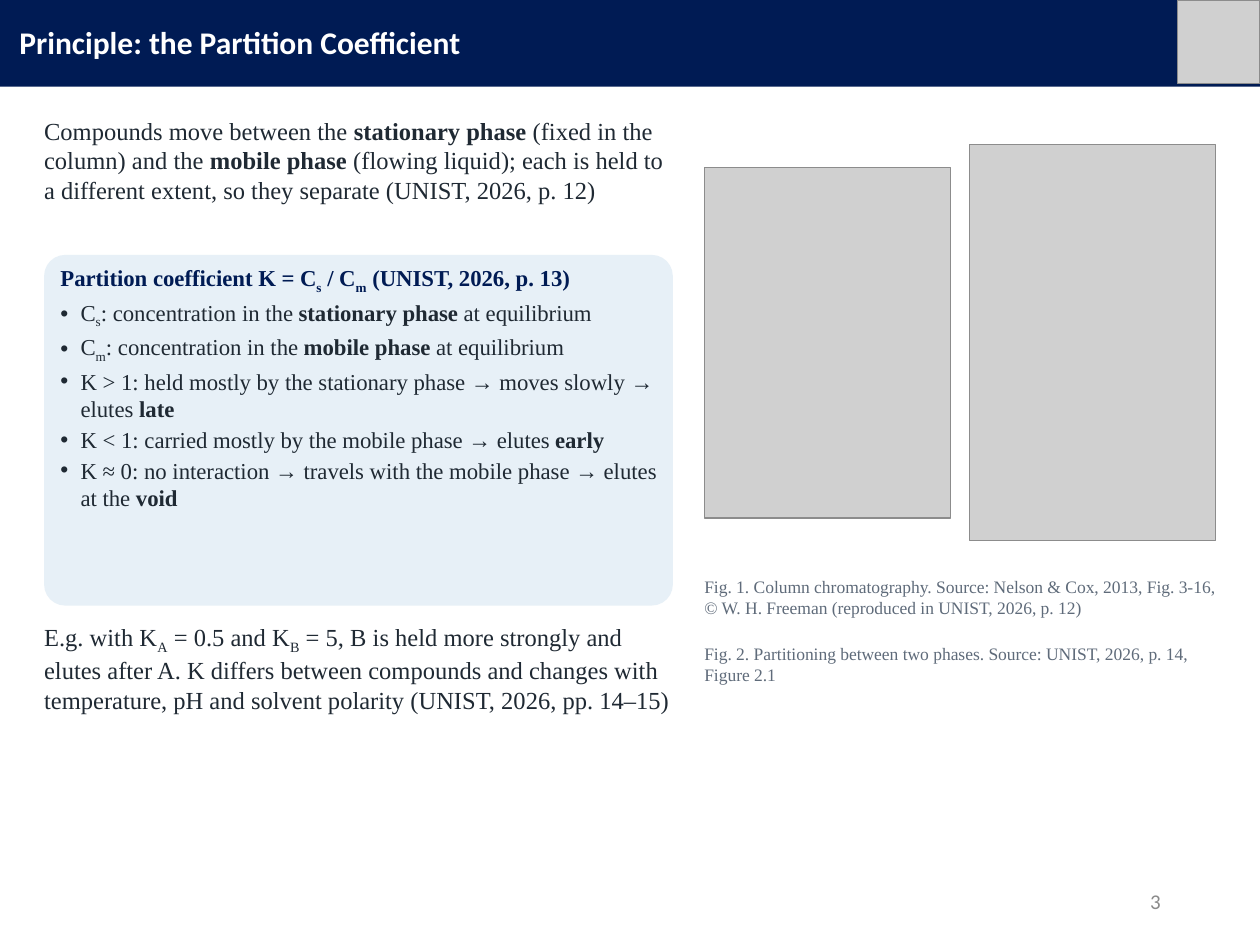
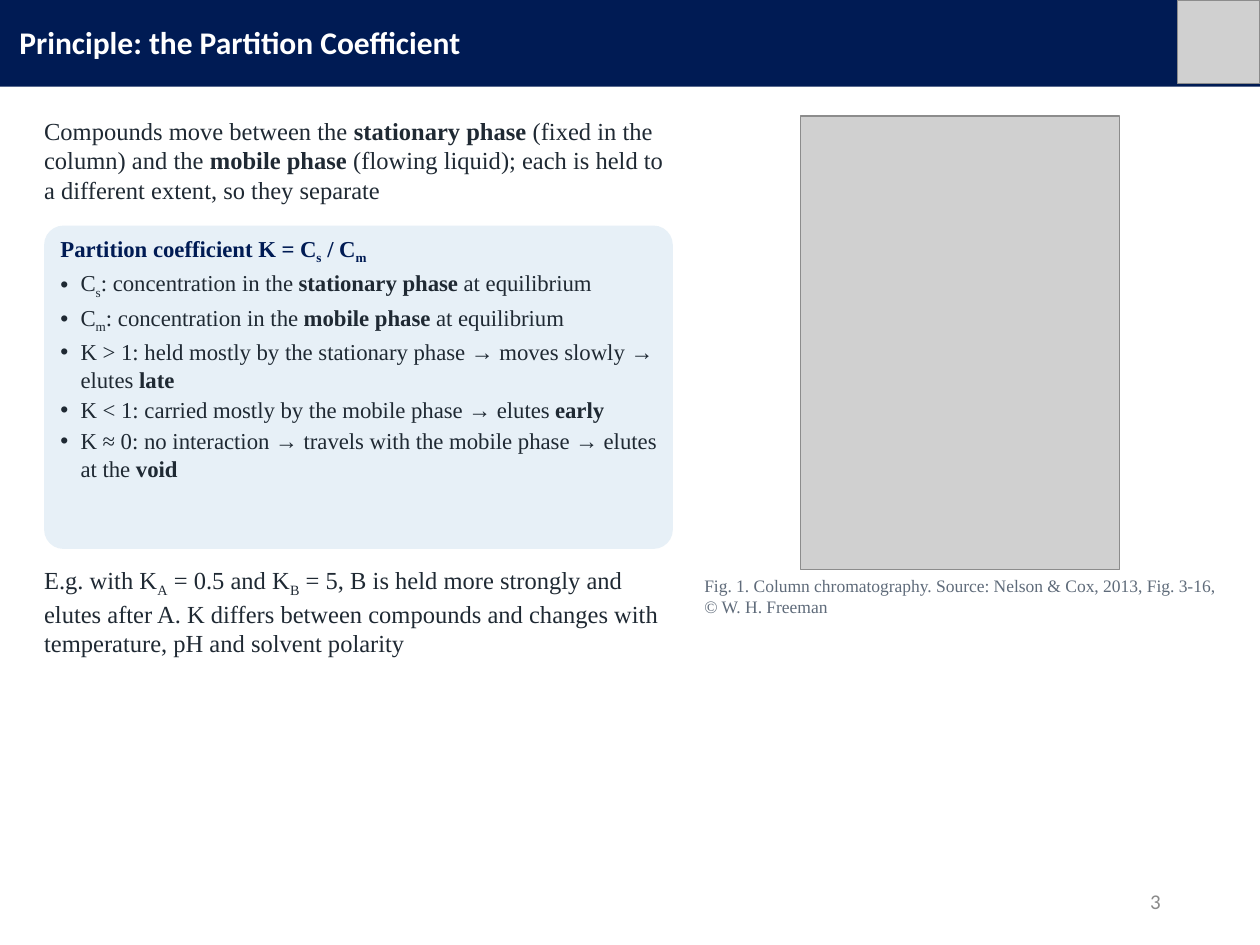
Before and after one commit to mingyu221/office, a slide deck: slide 3 of HPLC_formate_slides_EN.pptx. Drawn at 1260x945 pixels with LibreOffice and Linux fonts; fonts in the diff are those of the drawing; grey boxes stand for pictures. Boxes give left, top, right and bottom in pixels: in the first picture for what was removed or moved away, otherwise in the second. Text is boxed around its words. In the diff, an @@ line names an element or a change of style, - is before the commit and + after.

```diff
--- a/HPLC_formate_slides_EN.pptx
+++ b/HPLC_formate_slides_EN.pptx
@@ picture: place and size @@
-picture at box(704, 168, 950, 518)
+picture at box(801, 116, 1120, 570)
@@ text at box(44, 122, 663, 204): text changed @@
-Compounds move between the stationary phase (fixed in the column) and the mobile phase (flowing liquid); each is held to a different extent, so they separate (UNIST, 2026, p. 12)
+Compounds move between the stationary phase (fixed in the column) and the mobile phase (flowing liquid); each is held to a different extent, so they separate
@@ picture removed at box(970, 145, 1216, 541) @@
@@ rounded rectangle: place and size @@
-rounded rectangle at box(44, 255, 673, 605)
+rounded rectangle at box(44, 226, 673, 549)
@@ text "Partition coefficient K = Cs ...": place and size @@
-text "Partition coefficient K = Cs ..." at box(60, 270, 657, 507)
+text "Partition coefficient K = Cs ..." at box(60, 241, 657, 478)
@@ text at box(60, 241, 276, 258): text changed @@
-Partition coefficient K = Cs / Cm (UNIST, 2026, p. 13)
+Partition coefficient K = Cs / Cm
@@ text at box(44, 572, 658, 658): text changed @@
-E.g. with KA = 0.5 and KB = 5, B is held more strongly and elutes after A. K differs between compounds and changes with temperature, pH and solvent polarity (UNIST, 2026, pp. 14–15)
+E.g. with KA = 0.5 and KB = 5, B is held more strongly and elutes after A. K differs between compounds and changes with temperature, pH and solvent polarity
@@ text at box(704, 580, 1215, 613): text changed @@
-Fig. 1. Column chromatography. Source: Nelson & Cox, 2013, Fig. 3-16, © W. H. Freeman (reproduced in UNIST, 2026, p. 12)
+Fig. 1. Column chromatography. Source: Nelson & Cox, 2013, Fig. 3-16, © W. H. Freeman
@@ text removed at box(704, 648, 1188, 685) @@
-Fig. 2. Partitioning between two phases. Source: UNIST, 2026, p. 14, Figure 2.1
```
Also in this commit, not shown: 11 other slides changed, 3 other files.
